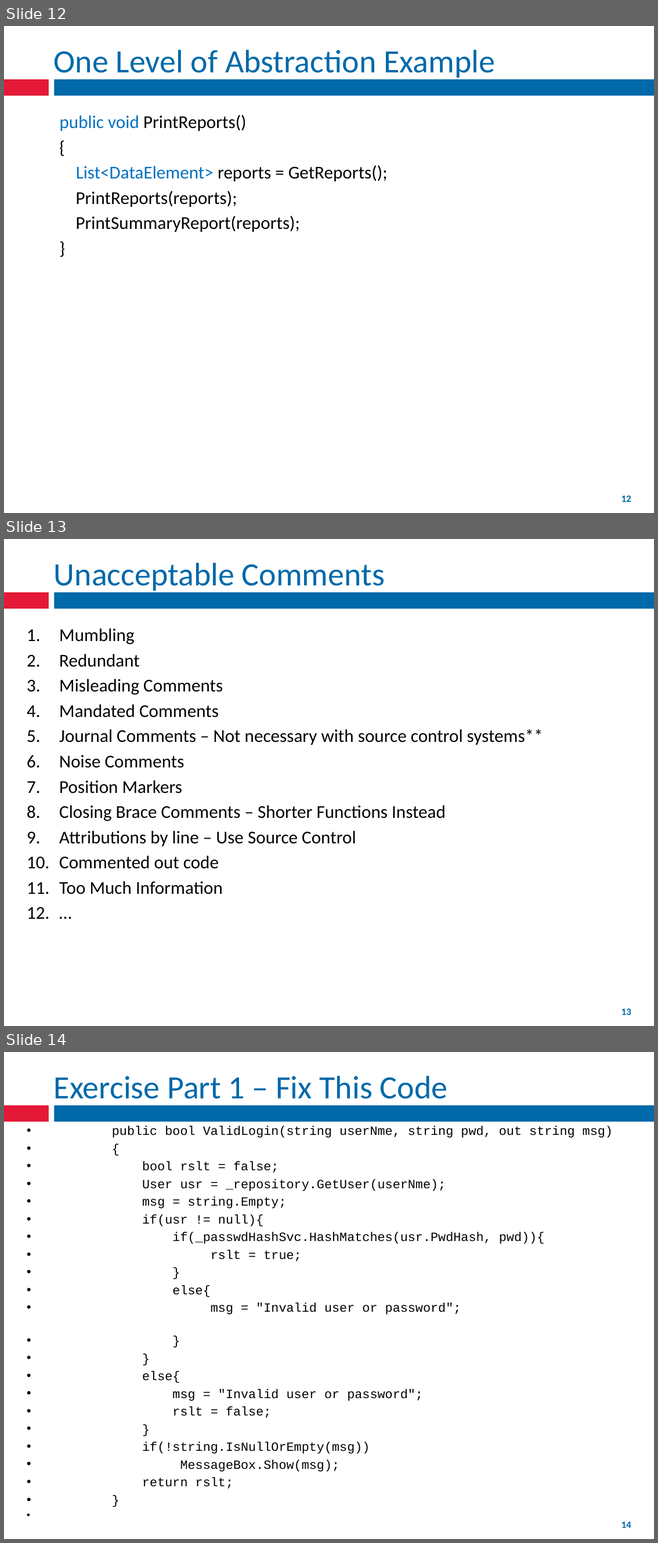
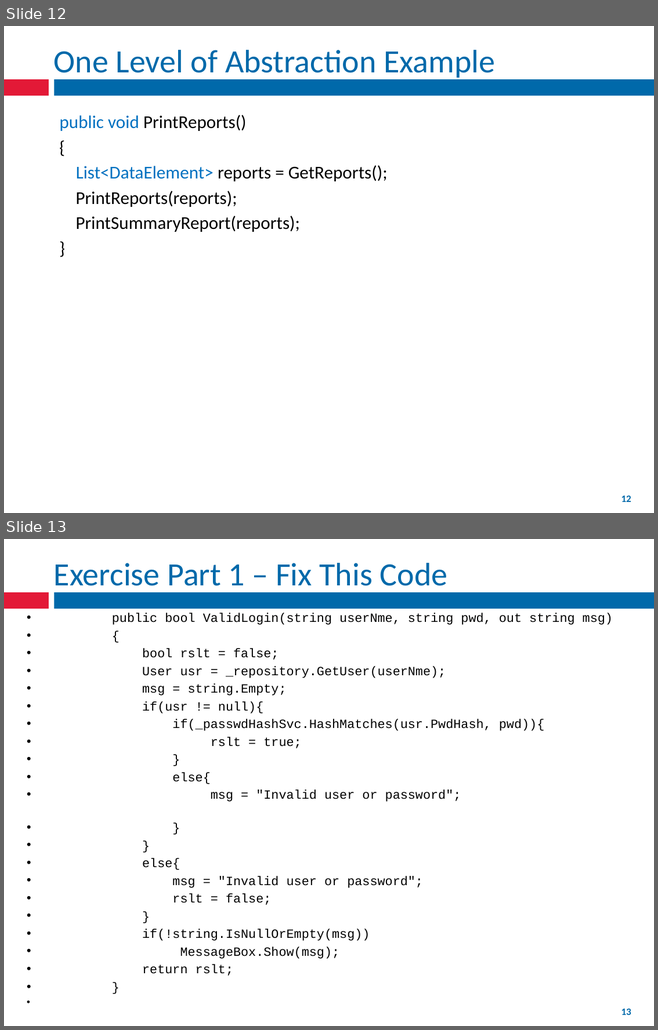
Before and after one commit to fernandozamoraj/Clean-Code-Presentation, a slide deck: Short Presentation/Clean Code.pptx. Shown one above the other, each under a label of ours: slides 12, 13 and 14 before the commit, slides 12 and 13 after it. The pictures are 658x1543 and 658x1030 pixels, drawn with LibreOffice and Linux fonts; fonts in the diff are those of the drawing. Boxes give left, top, right and bottom in pixels: in the first picture for what was removed or moved away, otherwise in the second. Text is boxed around its words. In the diff, an @@ line names an element or a change of style, - is before the commit and + after.

```diff
--- a/Short Presentation/Clean Code.pptx
+++ b/Short Presentation/Clean Code.pptx
@@ slide 13 removed at [4, 539, 654, 1026], background #FFFFFF; not listed: 3 template elements that a slide beside it also shows @@
@@ title removed at [54, 563, 384, 593] @@
-Unacceptable Comments
@@ text removed at [27, 628, 543, 895] @@
-1. Mumbling
-2. Redundant
-3. Misleading Comments
-4. Mandated Comments
-5. Journal Comments – Not necessary with source control systems**
-6. Noise Comments
-7. Position Markers
-8. Closing Brace Comments – Shorter Functions Instead
-9. Attributions by line – Use Source Control
-10. Commented out code
-11. Too Much Information
-12. …
@@ rectangle removed at [183, 1005, 475, 1021] @@
@@ what was slide 14 is now slide 13 @@
@@ page number at [621, 1008, 631, 1015]: text changed @@
-14
+13
```
Also in this commit, not shown: 1 slide changed.
